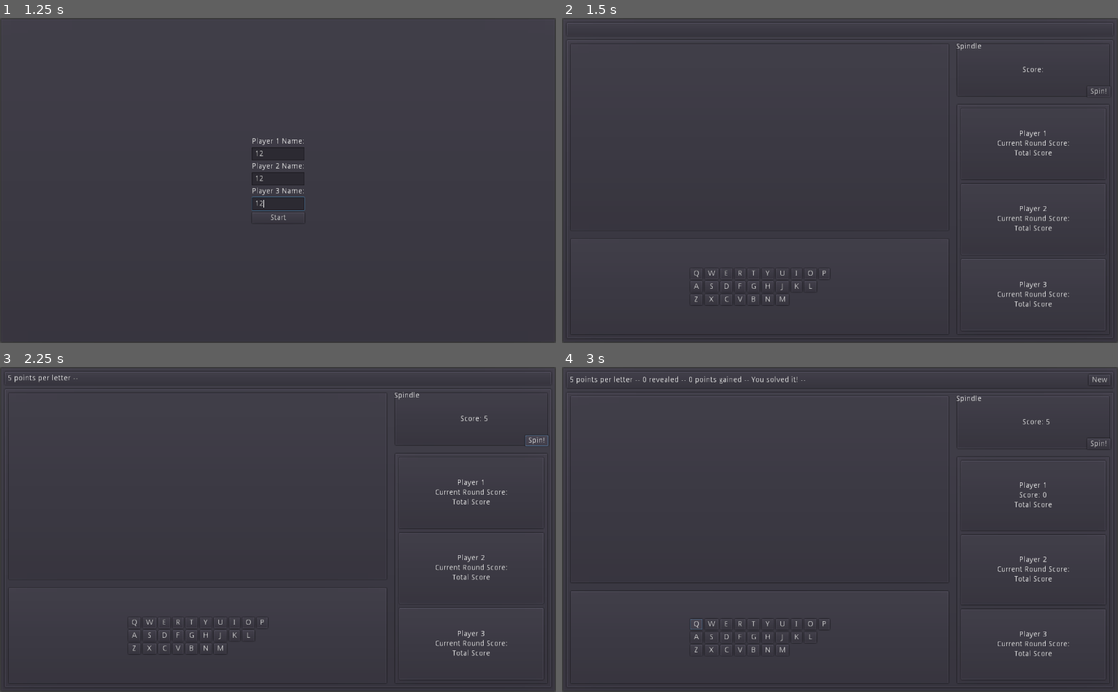
Above: before the commit, frames 1-4 (two rows, left to right).
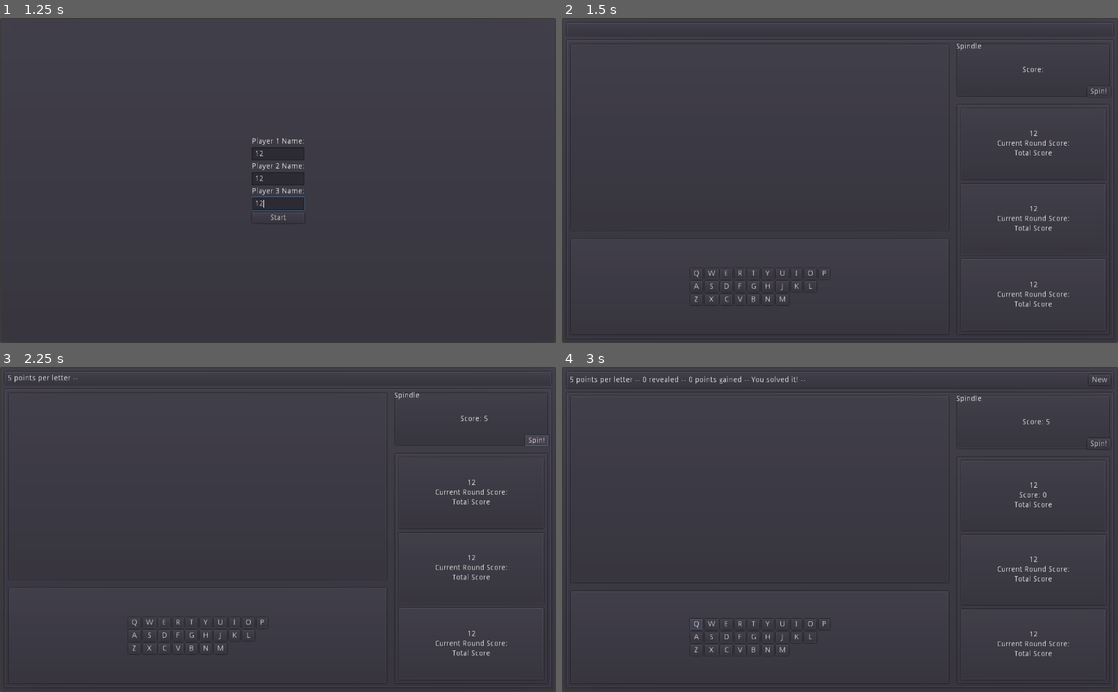
Above: after the commit, the same moments.

Repository: zacryol/spindle-of-serendipity
Game: Godot game, scene res://game/GameSetting.tscn
The game is run twice, just before and just after one commit, with the same random seed, the same clock (stepped at 60 frames per second) and the same inputs. This scene is started directly instead of the project's main scene.
Inputs (mouse positions are in pixels of both pictures, inside the frame that each line leads up to):
- Up to frame 1 (1.25 s): click (278, 154) at 0.52 s; type "12" at 0.6 s; click (278, 180) at 0.75 s; type "12" at 0.83 s; click (278, 203) at 0.98 s; type "12" at 1.07 s
- Up to frame 2 (1.5 s): click "Start" at 1.25 s
- Up to frame 3 (2.25 s): click "Spin!" at 2 s
- Up to frame 4 (3 s): click "Q" at 2.75 s

Frame 1 is identical in both runs. In frame 2, 0.1% of the frame differs, in the area x 82-88%, y 34-84%; in frame 3, 0.1%; in frame 4, 0.1%, in the area x 82-88%, y 35-84%.
Error in both runs: Division By Zero in operator '%'. (res://system/singletons/EntryManager.gd:27)

Commit message:
Player names can be set

Diff:
--- a/game/GameSetting.gd
+++ b/game/GameSetting.gd
@@ -1,9 +1,14 @@
 extends Control
 
-
-func _ready():
-	pass
-
+onready var p1_enter := $VBoxContainer/LineEdit
+onready var p2_enter := $VBoxContainer/LineEdit2
+onready var p3_enter := $VBoxContainer/LineEdit3
 
 func _on_Button_pressed():
+	if p1_enter.text:
+		GlobalVars.p1_name = p1_enter.text
+	if p2_enter.text:
+		GlobalVars.p2_name = p2_enter.text
+	if p3_enter.text:
+		GlobalVars.p3_name = p3_enter.text
 	get_tree().change_scene("res://game/GamePanel.tscn")
